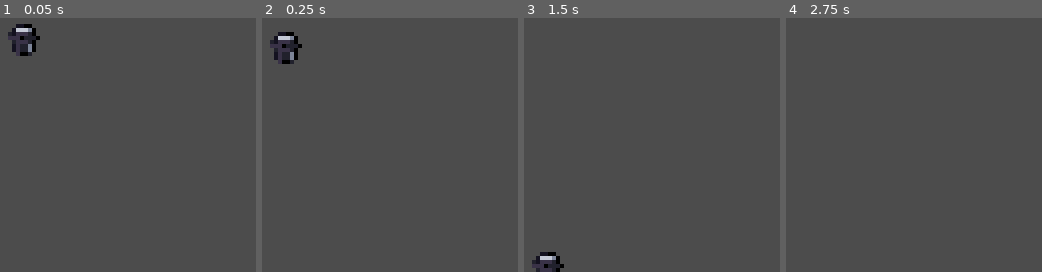
Above: before the commit, frames 1-4 (left to right).
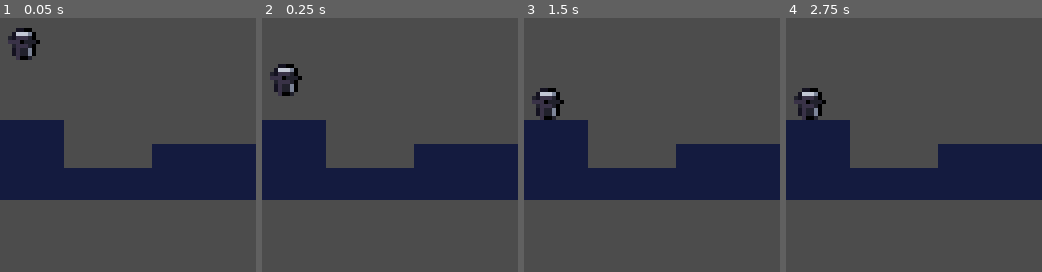
Above: after the commit, the same moments.

Repository: ozumCanBulundu/LowRezGameJam
Game: Godot game, scene res://scenes/levels/MainScene.tscn
Same seed, same stepped clock (60 frames per second), same inputs: the game is played once before the commit and once after it. Before the commit the project starts from res://scenes/levels/Level1.tscn.
Inputs:
- Up to frame 1 (0.05 s): no input
- Up to frame 2 (0.25 s): no input
- Up to frame 3 (1.5 s): no input
- Up to frame 4 (2.75 s): tap Enter at 2 s

The runs differ from the first frame. In frame 1, 22% of the frame differs, in the area x 0-100%, y 2-72%; in frame 2, 23%, in the area x 0-100%, y 5-72%; in frame 3, 23%; in frame 4, 22%.

Commit message:
Setting layers

Diff:
--- a/actors/Actor.gd
+++ /dev/null
@@ -1,13 +0,0 @@
-extends KinematicBody2D
-class_name Actor
-
-export var gravity : float   = 300.0
-export var speed : Vector2 = Vector2(300.0, 1000.0)
-
-var velocity: Vector2 = Vector2.ZERO
-
-
-func _physics_process(delta: float) -> void:
-	velocity.y += gravity * delta
-	velocity.y = max(velocity.y, speed.y)
-	velocity = move_and_slide(velocity)
--- a/actors/LivingProperties.gd
+++ b/actors/LivingProperties.gd
@@ -1,7 +1,7 @@
 extends KinematicBody2D
-class_name Actor
+class_name LivingProperties
 
-export var gravity : float   = 50.0
+export var gravity : float   = 300.0
 export var speed : Vector2 = Vector2(200.0, 900.0)
 
 var velocity: Vector2 = Vector2.ZERO
--- a/actors/Player.gd
+++ b/actors/Player.gd
@@ -1 +1 @@
-extends Actor
+extends LivingProperties
--- a/actors/Player.tscn
+++ b/actors/Player.tscn
@@ -1,6 +1,6 @@
 [gd_scene load_steps=4 format=2]
 
-[ext_resource path="res://assets/DarkElf_Basics.png" type="Texture" id=1]
+[ext_resource path="res://assets/Player/DarkElf_Basics.png" type="Texture" id=1]
 [ext_resource path="res://actors/Player.gd" type="Script" id=2]
 
 [sub_resource type="CapsuleShape2D" id=1]
@@ -8,6 +8,7 @@
 height = 0.0
 
 [node name="Player" type="KinematicBody2D"]
+collision_mask = 4
 script = ExtResource( 2 )
 
 [node name="Sprite" type="Sprite" parent="."]
--- a/project.godot
+++ b/project.godot
@@ -10,18 +10,18 @@
 
 _global_script_classes=[ {
 "base": "KinematicBody2D",
-"class": "Actor",
+"class": "LivingProperties",
 "language": "GDScript",
 "path": "res://actors/LivingProperties.gd"
 } ]
 _global_script_class_icons={
-"Actor": ""
+"LivingProperties": ""
 }
 
 [application]
 
 config/name="Low Rez Game Jam"
-run/main_scene="res://scenes/levels/Level1.tscn"
+run/main_scene="res://scenes/levels/MainScene.tscn"
 
 [display]
 
@@ -62,6 +62,12 @@
 "svg/scale": 1.0
 }
 
+[layer_names]
+
+2d_physics/layer_1="player"
+2d_physics/layer_2="collectables"
+2d_physics/layer_3="world"
+
 [physics]
 
 common/enable_pause_aware_picking=true
--- a/scenes/levels/Level1.tscn
+++ /dev/null
@@ -1,14 +0,0 @@
-[gd_scene load_steps=2 format=2]
-
-[ext_resource path="res://actors/Player.tscn" type="PackedScene" id=1]
-
-[node name="Level1" type="Node2D"]
-
-[node name="TileMap" type="TileMap" parent="."]
-format = 1
-
-[node name="Player" parent="." instance=ExtResource( 1 )]
-position = Vector2( 6, 10 )
-
-[node name="Camera2D" type="Camera2D" parent="."]
-position = Vector2( 32, 32 )
--- /dev/null
+++ b/scenes/levels/MainScene.tscn
@@ -0,0 +1,45 @@
+[gd_scene load_steps=5 format=2]
+
+[ext_resource path="res://actors/Player.tscn" type="PackedScene" id=1]
+[ext_resource path="res://assets/Tileset/tileset.png" type="Texture" id=2]
+
+[sub_resource type="ConvexPolygonShape2D" id=2]
+points = PoolVector2Array( 0, 0, 163, 0, 163, 80, 0, 80 )
+
+[sub_resource type="TileSet" id=1]
+1/name = "tileset.png 1"
+1/texture = ExtResource( 2 )
+1/tex_offset = Vector2( 0, 0 )
+1/modulate = Color( 1, 1, 1, 1 )
+1/region = Rect2( 0, 0, 163, 80 )
+1/tile_mode = 0
+1/occluder_offset = Vector2( 0, 0 )
+1/navigation_offset = Vector2( 0, 0 )
+1/shape_offset = Vector2( 0, 0 )
+1/shape_transform = Transform2D( 1, 0, 0, 1, 0, 0 )
+1/shape = SubResource( 2 )
+1/shape_one_way = false
+1/shape_one_way_margin = 1.0
+1/shapes = [ {
+"autotile_coord": Vector2( 0, 0 ),
+"one_way": false,
+"one_way_margin": 1.0,
+"shape": SubResource( 2 ),
+"shape_transform": Transform2D( 1, 0, 0, 1, 0, 0 )
+} ]
+1/z_index = 0
+
+[node name="Level1" type="Node2D"]
+
+[node name="TileMap" type="TileMap" parent="."]
+scale = Vector2( 0.1, 0.1 )
+tile_set = SubResource( 1 )
+collision_layer = 4
+format = 1
+tile_data = PoolIntArray( 131081, 0, 0, 196615, 0, 0, 262144, 1, 0, 262149, 0, 0, 327680, 1, 0, 327686, 1, 0, 327688, 1, 0, 393216, 1, 0, 393218, 1, 0, 393220, 1, 0, 393222, 1, 0, 393224, 1, 0, 393225, 1, 0, 393226, 1, 0, 393228, 1, 0, 393230, 1, 0, 393232, 1, 0 )
+
+[node name="Player" parent="." instance=ExtResource( 1 )]
+position = Vector2( 6, 10 )
+
+[node name="Camera2D" type="Camera2D" parent="."]
+position = Vector2( 32, 32 )
Renamed: assets/DarkElf_Basics.png -> assets/Player/DarkElf_Basics.png
Not shown, added: assets/Player/DarkElf_Basics.png.import
Binary file added: assets/Tileset/tileset.png
Not shown, changed: assets/Tileset/tileset.png.import
